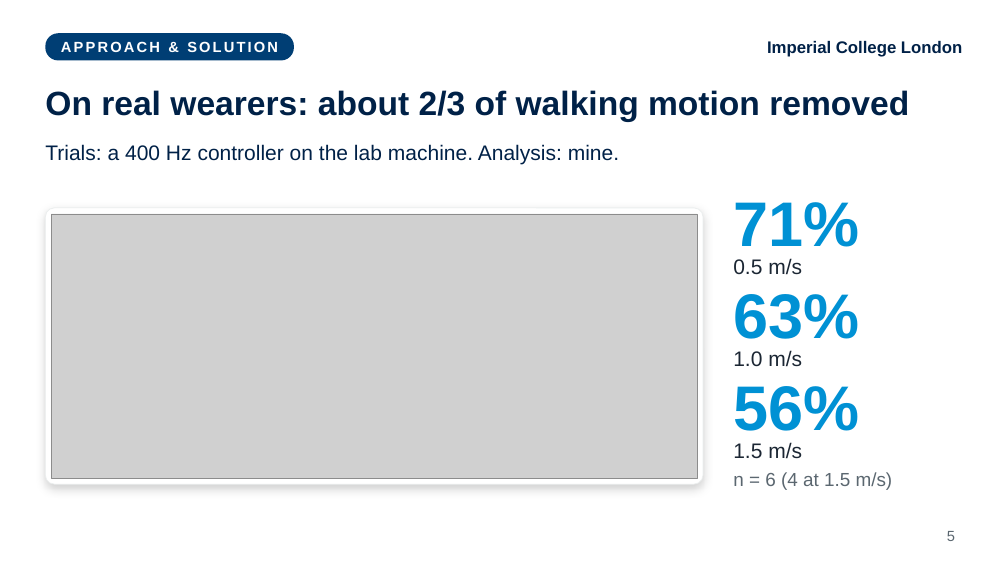
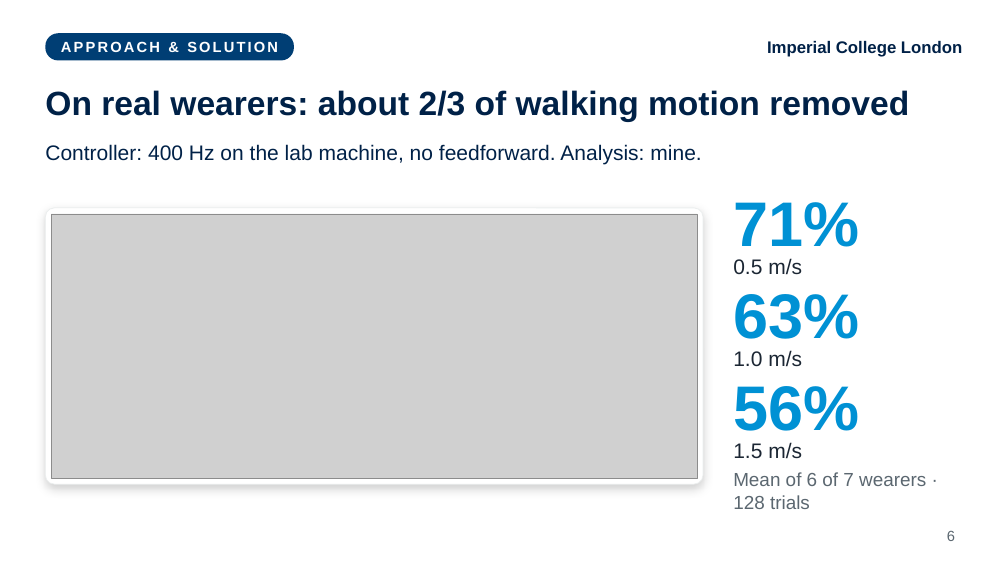
Before and after one commit to fechachris4/HumanSL_MAIN, a slide deck: slide 6 of presentation/World_Stable_Supernumerary_Effectors_Akabueze.pptx (slide 5 before the commit). Drawn at 1008x567 pixels with LibreOffice and Linux fonts; fonts in the diff are those of the drawing; grey boxes stand for pictures. Boxes give left, top, right and bottom in pixels: in the first picture for what was removed or moved away, otherwise in the second. Text is boxed around its words. In the diff, an @@ line names an element or a change of style, - is before the commit and + after.

```diff
--- a/presentation/World_Stable_Supernumerary_Effectors_Akabueze.pptx
+++ b/presentation/World_Stable_Supernumerary_Effectors_Akabueze.pptx
@@ text at box(45, 144, 701, 165): text changed @@
-Trials: a 400 Hz controller on the lab machine. Analysis: mine.
+Controller: 400 Hz on the lab machine, no feedforward. Analysis: mine.
@@ text at box(733, 472, 926, 509): text changed @@
-n = 6 (4 at 1.5 m/s)
+Mean of 6 of 7 wearers · 128 trials
@@ page number at box(947, 531, 955, 541): text changed @@
-5
+6
```
Also in this commit, not shown: 5 other slides changed, 2 slides added, 1 slide removed, 2 other files.
